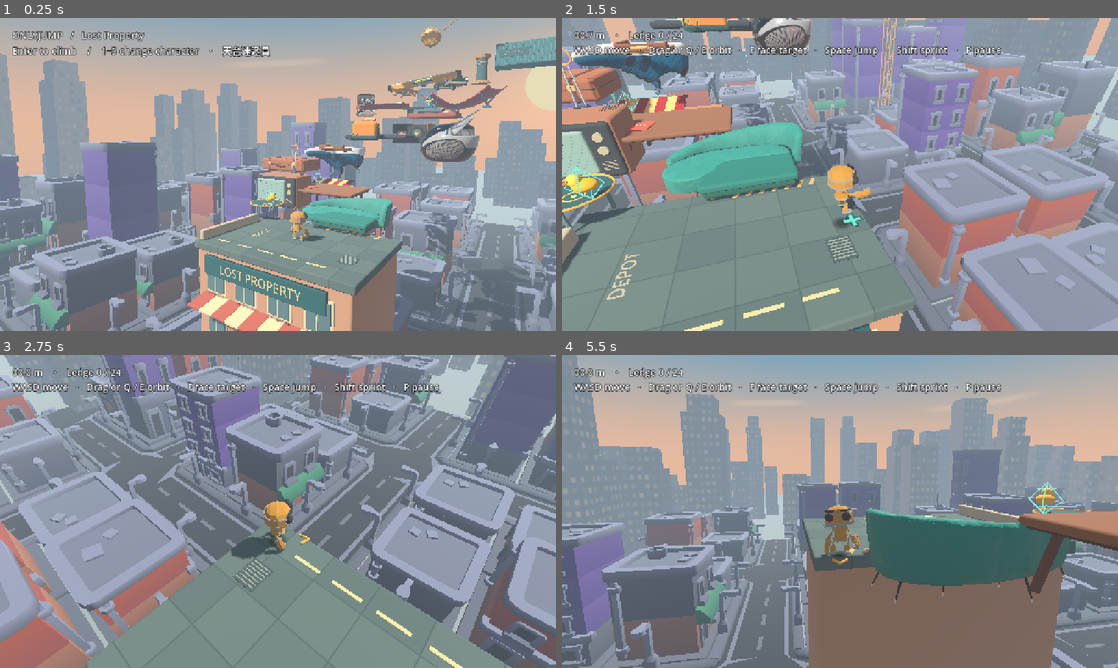
Above: before the commit, frames 1-4 (two rows, left to right).
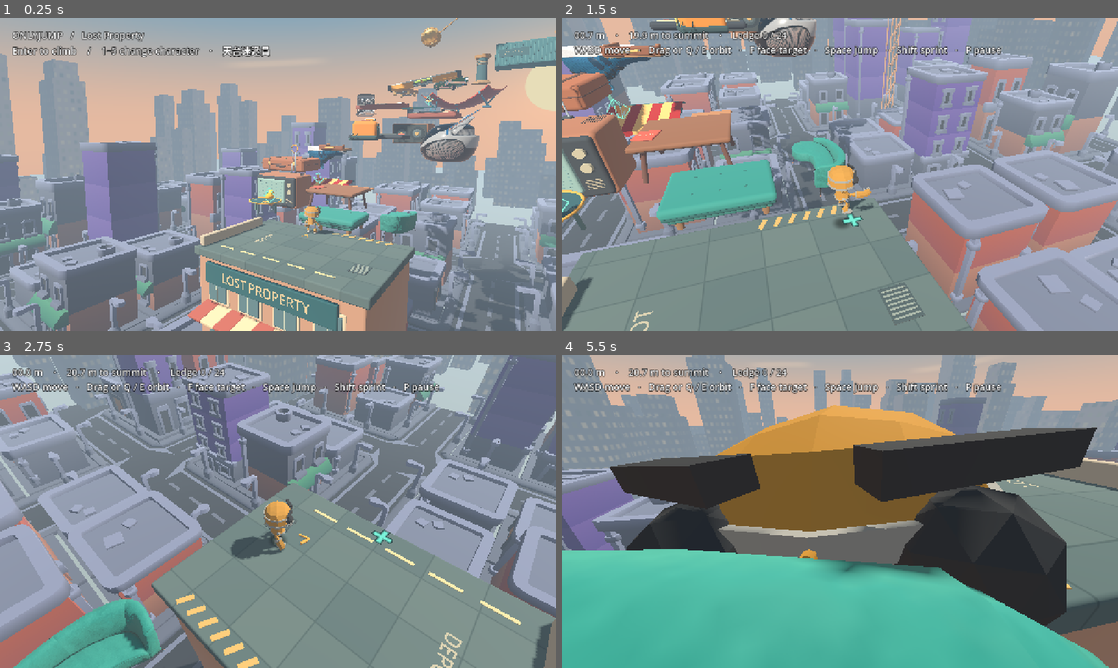
Above: after the commit, the same moments.

Repository: penny323mo/OnlyJump
Game: Godot game, scene res://game/summit.tscn
The game is run twice, just before and just after one commit, with the same random seed, the same clock (stepped at 60 frames per second) and the same inputs.
Inputs (mouse positions are in pixels of both pictures, inside the frame that each line leads up to):
- Up to frame 1 (0.25 s): no input
- Up to frame 2 (1.5 s): tap Enter at 0.5, 0.6 s; move the mouse to (962, 158) at 0.52 s; hold D 0.53-1.25 s; click (962, 158) at 0.67 s; tap Space at 0.77 s; tap R at 0.8 s; drag from (728, 190) to (812, 237) at 1.27 s
- Up to frame 3 (2.75 s): move the mouse to (333, 442) at 2.02 s; hold D from 2.03 s (still down); hold E from 2.03 s (still down); tap Enter at 2.3 s
- Up to frame 4 (5.5 s): release D at 2.75 s; release E at 2.75 s; drag from (812, 574) to (673, 464) at 2.77 s; move the mouse to (1006, 558) at 3.52 s; hold A 3.53-4.25 s; hold E 3.53-4.25 s; tap R at 3.6, 5.3 s; tap Space at 3.77 s; drag from (673, 464) to (756, 433) at 4.27 s; move the mouse to (867, 511) at 5.02 s; hold S from 5.03 s (still down); tap 5 at 5.1 s; click (867, 511) at 5.17 s

The runs differ from the first frame. In frame 1, 9.2% of the frame differs, in the area x 33-100%, y 29-100%; in frame 2, 34%; in frame 3, 37%; in frame 4, 90%, in the area x 0-100%, y 0-100%.

Commit message:
Separate opening props, shorten the first hop and show summit distance and checkpoints

Diff:
--- a/game/ascent.gd
+++ b/game/ascent.gd
@@ -23,6 +23,7 @@
 var elapsed := 0.0
 var falls := 0
 var ledge := 0
+var highest_checkpoint := 0
 var alternate := false
 var best := 0.0
 var summit_times := preload("res://game/summit_times.gd").new(Islands.ROUTE.size()-1)
@@ -259,6 +260,7 @@
 	phase = "playing"
 	elapsed = 0
 	falls = 0
+	highest_checkpoint = 0
 	summit_times.start_run()
 	art.branches.reset()
 	art.platter.turn(0.)
@@ -363,6 +365,8 @@
 	if index!=ledge: alternate=false
 	summit_times.land(index,elapsed,player.jump_count,falls)
 	ledge = index
+	if index in Islands.CHECKPOINTS and index>highest_checkpoint:
+		highest_checkpoint=index
 	art.branches.land(index)
 	match index:
 		8: notice="黑膠會帶住你轉，行返木邊可以企定"
@@ -627,6 +631,8 @@
 		var visible_top: float = {6:.12,9:.095,14:.06,17:.055,24:.10}.get(next,.05)
 		landing_ring.position = target+Vector3.UP*visible_top
 	var height := maxf(0.0,player.position.y)
+	var remaining := 0.0 if phase=="won" else snappedf(snappedf(maxf(0.,Islands.ROUTE[-1].y-player.position.y),.01),.1)
+	var checkpoint_name:=art.stop_name(highest_checkpoint) if highest_checkpoint>0 else ""
 	var tape_hint:=""
 	if phase=="playing" and ledge==Islands.Branches.TAPE and player.is_on_floor():
 		tape_hint=art.branches.tape.rider_hint(player.position)
@@ -646,7 +652,7 @@
 		var message := notice if tape_hint.is_empty() else tape_hint
 		if player.grab.active: message = "沿邊推可橫移，向外拉住放手" if player.grab.can_pull_up() else "爬緊上去"
 		var destination:="電視銅環" if aiming_at_aerial() else (art.stop_name(next) if next>=0 else "")
-		web.update(phase,height,best,art.stage(ledge),Islands.ROUT …(380 unchanged characters)… mal",summit_times.best_clock,result,pace)
+		web.update(phase,height,best,art.stage(ledge),Islands.ROUT …(380 unchanged characters)… mal",summit_times.best_clock,result,pace,remaining,checkpoint_name)
 		var show_pickups:=phase=="playing" and not player.spring_pad and not player.grab.active and player.hook.time_left<=0 and not tracking_aerial()
 		var hint: Node3D=art.pickups.visible_hint(camera,player) if show_pickups else null
 		if hint:
@@ -667,9 +673,10 @@
 	elif native_label:
 		match phase:
 			"intro": native_label.text = "ONLYJUMP   /   Lost Property\nEnter to climb    /    1–5 change character    ·    %s" % player.costumes.NAMES[player.costumes.key]
-			"won": native_label.text = "Summit reached   ·   %d jumps    /    Enter to play again" % player.jump_count
+			"won": native_label.text = "Summit reached   ·   0.0 m to summit   ·   %d jumps    /    Enter to play again" % player.jump_count
 			"paused": native_label.text = "Paused   /   P to resume   ·   R to restart\n1   Next object ring: %s    ·    2   Landing guide: %s\n3   Art style: %s" % [str(show_route_ring),str(show_landing_guide),"Oil paint" if oil_paint.visible else "Normal"]
-			_: native_label.text = "%04.1f m    ·    Ledge %d / %d\nWASD move   ·   Drag or Q / E orbit   ·   F face target   ·   Space jump   ·   Shift sprint   ·   P pause" % [height,art.stage(ledge),Islands.ROUTE.size()-1]
+			_: native_label.text = "%04.1f m    ·    %.1f m to summit    ·    Ledge %d / %d\nWASD move   ·   Drag or Q / E orbit   ·   F face target   ·   Space jump   ·   Shift sprint   ·   P pause" % [height,remaining,art.stage(ledge),Islands.ROUTE.size()-1]
+		if phase!="intro" and not checkpoint_name.is_empty():native_label.text+="\nCheckpoint · "+checkpoint_name
 		if hook_hint!="" and phase=="playing": native_label.text+="\n飛爪 · "+hook_hint
 		if grip_action!="" and phase=="playing": native_label.text+="\n"+("Space · 撐上　沿邊推可橫移，向外拉住放手" if player.grab.can_pull_up() else grip_action)
 		if not tape_hint.is_empty():native_label.text+="\n"+tape_hint
--- a/game/branch_routes.gd
+++ b/game/branch_routes.gd
@@ -27,7 +27,7 @@
 	TRACK: ["玩具飛車滑道",Vector3(6.05,8.95,-25.30),10,11],
 	TAPE: ["發條捲尺",Vector3(.04,5.49,-7.80),7,9],
 	FAN: ["天台大風扇",Vector3(-.75,7.32,-21.55),9,10],
-	BED: ["迷你彈床",Vector3(-3.70,.67,-2.55),1,3],
+	BED: ["迷你彈床",Vector3(-4.14,.67,-2.98),1,3],
 	DRAWER: ["鬆脫抽屜",Vector3(-2.44,3.78,-8.77),5,6],
 	AWNING: ["士多布篷",Vector3(-3.34,1.03,-9.64),1,2],
 	PENDULUM: ["掛鐘銅擺",Vector3(4.45,11.72,-17.50),14,16],
--- a/game/islands.gd
+++ b/game/islands.gd
@@ -3,9 +3,9 @@
 # Position is the crown or usable centre of each object. Lower rises and
 # shorter approaches on narrow objects fit the standing and running arcs.
 const ROUTE := [
-	Vector3(0,0,0),Vector3(.52,.62,-3.89),Vector3(-1.55,1.34,-6.40),
-	Vector3(-4.63,2.10,-5.63),Vector3(-5.93,2.94,-8.45),Vector3(-3.58,3.78,-10.84),
-	Vector3(-.27,4.68,-11.40),Vector3(3.90,5.52,-13.85),Vector3(2.09,6.46,-17.87),
+	Vector3(0,0,-1.24),Vector3(0,.52,-3.66),Vector3(-1.15,1.34,-6.55),
+	Vector3(-4.63,2.10,-5.63),Vector3(-5.93,2.94,-8.45),Vector3(-4.28,3.78,-10.91),
+	Vector3(-.27,4.68,-11.30),Vector3(3.90,5.52,-13.89),Vector3(2.09,6.46,-17.87),
 	Vector3(-2.12,7.35,-17.33),Vector3(-4.70,8.26,-20.42),Vector3(-1.72,9.22,-23.25),
 	Vector3(2.42,10.16,-22.70),Vector3(5.12,11.03,-19.68),Vector3(8.00,11.88,-21.25),
 	Vector3(10.95,12.80,-18.56),Vector3(9.42,13.72,-14.90),Vector3(5.62,14.64,-15.55),
@@ -20,10 +20,11 @@
 var keys:=preload("res://game/playable_keyboard.gd").new()
 var platter:=preload("res://game/record_platter.gd").new()
 const LAUNDRY_START := 18
+const CHECKPOINTS := [6,12,18,24]
 # The speaker beside the stereo is the first foothold from the cassette.
 const SPEAKER_TOP := Vector3(-2.55,0,-.48)
 const PREVIOUS_HEIGHTS := [0.,1.35,3.05,4.95,7.05,9.1,11.25,13.5,15.75,17.95,20.25,22.65,25.,27.1,29.25,31.45,33.65,35.85,38.]
-const NAMES := ["士多天台","絲絨梳化","木茶几","膽機電視","皮喼","波鞋鞋底","錄音帶","手提音響","黑膠唱盤","電子琴","古董相機","滑板","玩具跑車","碼頭繫纜柱","貨櫃","橫放電纜轆","吊臂鋼樑","三角形郵筒紙盒","失物招領枱","熨衫板","木衣夾","滾筒洗衣機","晾衫架","鋁摺梯","天台太陽傘"]
+const NAMES := ["士多天台","絲絨腳凳","木茶几","膽機電視","皮喼","波鞋鞋底","錄音帶","手提音響","黑膠唱盤","電子琴","古董相機","滑板","玩具跑車","碼頭繫纜柱","貨櫃","橫放電纜轆","吊臂鋼樑","三角形郵筒紙盒","失物招領枱","熨衫板","木衣夾","滾筒洗衣機","晾衫架","鋁摺梯","天台太陽傘"]
 const SOFA = preload("res://assets/props/sofa.glb")
 const SHOE = preload("res://assets/props/sneaker.glb")
 const STEREO = preload("res://assets/props/boombox.glb")
@@ -41,16 +42,18 @@
 		add_child(body)
 		body.position = ROUTE[index]
 		match index:
-			0: rooftop(body)
+			0:
+				# Keep a short run-up from spawn, with clear air beyond the roof lip.
+				body.position=Vector3(.65,0,.52)
+				rooftop(body)
 			1:
-				model_prop(body,SOFA,4.70,Vector3(0,10,0))
-				# A matching footstool extends the seat towards the starting roof.
-				var seat:=Vector3(.35,-.16,.99)
-				solid(body,seat,Vector3(3.0,.28,1.65),"287e71",.11)
-				box(body,seat+Vector3.DOWN*.23,Vector3(2.82,.24,1.48),"276457",.075)
-				for x: float in [-1.18,1.18]:
-					for z: float in [-.55,.55]:
-						cone(body,seat+Vector3(x,-.43,z),.20,.073,.085,"75513b",12)
+				footstool(body)
+				# The separate sofa catches jumps to the right of the stool.
+				var sofa:=StaticBody3D.new()
+				sofa.set_meta("ledge",index)
+				add_child(sofa)
+				sofa.position=body.position+Vector3(3.22,.06,-.57)
+				model_prop(sofa,SOFA,3.24,Vector3(0,-86,0))
 			2: coffee_table(body)
 			3:
 				television(body)
@@ -61,7 +64,7 @@
 				aerial=rim(body,base+Vector3(0,1.63,-.14),.29,.068,"e4a842")
 				aerial.rotation.x=PI/2
 			4: suitcase(body)
-			5: model_prop(body,SHOE,4.70,Vector3(0,10,180))
+			5: model_prop(body,SHOE,3.50,Vector3(0,170,180))
 			6: cassette(body)
 			7:
 				model_prop(body,STEREO,3.8,Vector3(0,-85,0))
--- a/game/props.gd
+++ b/game/props.gd
@@ -112,14 +112,26 @@
 			cone(body,p,r*0.85,r,r,tint,20).rotation.z = PI/2
 			cone(body,p+Vector3.RIGHT*b*r*0.44,0.025,r*0.43,r*0.43,"49535a",16).rotation.z = PI/2
 
+func footstool(b: StaticBody3D) -> void:
+	# One upholstered cushion, with a darker piping seam and four tapered feet.
+	deck(b,Vector3(3.14,.33,2.34),"339487",.16)
+	box(b,Vector3.DOWN*.35,Vector3(3.04,.14,2.24),"215e58",.065)
+	box(b,Vector3.DOWN*.46,Vector3(2.87,.21,2.09),"347c71",.095)
+	for x: float in [-1.19,1.19]:
+		for z: float in [-.82,.82]:
+			cone(b,Vector3(x,-.70,z),.34,.092,.14,"9c714a",16)
+	for x: float in [-.74,0.,.74]:
+		for z: float in [-.49,.49]:
+			cone(b,Vector3(x,.003,z),.012,.046,.038,"276e65",16)
+
 func coffee_table(b: StaticBody3D) -> void:
-	deck(b,Vector3(3.95,.19,2.98),"95613f",.095)
-	box(b,Vector3(0,-.17,0),Vector3(3.75,.15,2.80),"533d32")
+	deck(b,Vector3(3.12,.19,2.87),"95613f",.095)
+	box(b,Vector3(0,-.17,0),Vector3(2.98,.15,2.68),"533d32")
 	# The pull-out tray beneath the far edge still catches a missed lift.
 	solid(b,Vector3(.74,-.17,-1.79),Vector3(1.60,.13,.86),"bd8352",.045)
 	for x in [-1,1]:
 		for z in [-1,1]:
-			tube(b,Vector3(x*1.50,-.18,z*1.05),Vector3(x*1.70,-1.36,z*1.23),.085,"6c4435")
+			tube(b,Vector3(x*1.19,-.18,z*1.05),Vector3(x*1.40,-1.36,z*1.23),.085,"6c4435")
 	box(b,Vector3(-1.14,0.039,0.48),Vector3(0.69,0.066,0.83),"d45c44").rotation.y = -0.16
 	label(b,Vector3(-1.13,0.077,0.49),"FORM",0.16,"fff0c7",true).rotation.y = -0.16
 
@@ -149,7 +161,7 @@
 	label(b,Vector3(-0.44,0.026,0.42),"MACAU",0.20,"586369",true).rotation.y=-.16
 
 func cassette(b: StaticBody3D) -> void:
-	deck(b,Vector3(4.30,0.31,2.52),"343940",0.13)
+	deck(b,Vector3(3.80,0.31,2.22),"343940",0.13)
 	box(b,Vector3(0,0.016,-0.10),Vector3(3.30,0.037,1.66),"e7d7ac")
 	box(b,Vector3(0,0.045,-0.56),Vector3(3.23,0.023,0.29),"cb664c")
 	box(b,Vector3(0,0.044,0.08),Vector3(2.53,0.03,0.68),"4e5350",0.08)
--- a/tests/landing_edges.gd
+++ b/tests/landing_edges.gd
@@ -54,7 +54,7 @@
 func mesh_jump(steps: int, edge: bool) -> bool:
 	await start_on(0)
 	game.face_target()
-	if edge: game.camera_yaw+=deg_to_rad(32.) # Aim at the exposed left cushion.
+	game.camera_yaw+=deg_to_rad(-40. if edge else -48.) # Both trajectories aim at the side sofa.
 	await forward_jump(.89,steps)
 	var guide:=game.landing_guide
 	var p:=game.player
@@ -68,7 +68,7 @@
 		if first==Vector3.INF:first=guide.position-guide.basis.y*.028
 		if edge and not check((-guide.basis.z).x>.5,"sofa arrow points up the cushion"):return false
 		seen+=1
-	return check(seen>=20 and p.is_on_floor() and game.ledge==1 and first.distance_to(p.position)<p.FOOT_RADIUS+.04,"rendered mesh target remains on the actual sofa landing")
+	return check(seen>=20 and p.is_on_floor() and game.ledge==1 and p.position.x>1.85 and first.distance_to(p.position)<p.FOOT_RADIUS+.04,"rendered mesh target remains on the actual sofa landing")
 
 func moving_rim(phase: float, offset: Vector3, step: bool) -> bool:
 	await start_on(0)
@@ -105,7 +105,7 @@
 	if not await lower_rung():return
 	for side in [5,11]:
 		if not await parcel_side(side):return
-	if not await mesh_jump(16,true):return
+	if not await mesh_jump(13,true):return
 	if not await mesh_jump(13,false):return
 	if not await moving_rim(2.,Vector3(1.06,0,0),false):return
 	if not await moving_rim(.35,Vector3(-.68,0,-1.8),true):return
--- a/tests/opening.gd
+++ b/tests/opening.gd
@@ -1,4 +1,35 @@
 extends "res://tests/route.gd"
+
+# Project the built meshes so rotations, feet, handles and speaker cones all
+# count towards the daylight between jump targets. Recovery props can sit below.
+func check_opening_spacing() -> bool:
+	var pairs: Array[Vector2i]=[]
+	for stage in range(8):
+		pairs.append(Vector2i(stage,stage+1))
+	pairs.append_array([Vector2i(1,1),Vector2i(0,Land.Branches.BED),Vector2i(4,Land.Branches.DRAWER),
+		Vector2i(5,Land.Branches.DRAWER),Vector2i(6,Land.Branches.TAPE)])
+	var hulls: Dictionary={}
+	for body in game.art.get_children():
+		if not body.has_meta("ledge"):continue
+		var id:=int(body.get_meta("ledge"))
+		if id>8 and id not in [Land.Branches.BED,Land.Branches.DRAWER,Land.Branches.TAPE]:continue
+		var footprint:=PackedVector2Array()
+		for mesh: MeshInstance3D in body.find_children("*","MeshInstance3D",true,false):
+			for surface in mesh.mesh.get_surface_count():
+				var vertices: PackedVector3Array=mesh.mesh.surface_get_arrays(surface)[Mesh.ARRAY_VERTEX]
+				for local in vertices:
+					var point:=mesh.to_global(local)
+					footprint.append(Vector2(point.x,point.z))
+		if not hulls.has(id):hulls[id]=[]
+		hulls[id].append(Geometry2D.convex_hull(footprint))
+	for pair in pairs:
+		for i in hulls[pair.x].size():
+			var margin:=Geometry2D.offset_polygon(hulls[pair.x][i],.25)
+			for j in hulls[pair.y].size():
+				if pair.x==pair.y and i>=j:continue
+				if not check(margin.size()==1 and Geometry2D.intersect_polygons(margin[0],hulls[pair.y][j]).is_empty(),
+					"25 cm of open space between %s and %s" % [game.art.stop_name(pair.x),game.art.stop_name(pair.y)]):return false
+	return true
 
 func ordinary_jump(target: int, runup: int, angle: float, strength := 1.) -> bool:
 	var player:=game.player
@@ -18,12 +49,30 @@
 	return check(airborne and player.is_on_floor() and game.ledge==target and game.falls==0,
 		"ordinary jump to %s after %d ticks, %s degrees at %s stick" % [game.art.stop_name(target),runup,angle,strength])
 
+func walk_to_suitcase_centre() -> void:
+	var player:=game.player
+	var centre:=game.art.stop_position(4)
+	for tick in 35:
+		var gap:=Vector2(centre.x-player.position.x,centre.z-player.position.z)
+		if gap.length()<.20:break
+		var steer:=gap.limit_length(.65).rotated(game.camera_yaw)
+		game.web_command(["stick",steer.x,steer.y])
+		await frames(1)
+	game.web_command(["stick",0,0])
+	await frames(6)
+
 func run() -> void:
 	game=Game.new()
 	game.record_path=course_test_save
 	root.add_child(game)
 	game.muted=true
 	game.best=100
+	if not check_opening_spacing():return
+	for strength: float in [.8,1.]:
+		for angle: float in [-12.,0.,12.]:
+			game.start_run()
+			await frames(12)
+			if not await ordinary_jump(1,4,angle,strength):return
 	for target in range(1,10):
 		for runup: int in [9,13,17]:
 			for angle: float in [-12.,0.,12.]:
@@ -32,13 +81,14 @@
 				await frames(22)
 				if not await ordinary_jump(target,runup,angle):return
 
-	# Leave each landing where the player actually stopped. Short run-ups and
-	# alternating errors exercise the fourth and fifth jumps in one real climb.
+	# Keep all six runs continuous. Walk across the case from the actual landing
+	# before aiming for the sole, which is narrower at the toe.
 	for strength: float in [.90,1.]:
 		for angle: float in [-8.,0.,8.]:
 			game.start_run()
 			await frames(12)
 			for target in range(1,7):
+				if target==5:await walk_to_suitcase_centre()
 				if not await ordinary_jump(target,15,angle if target%2 else -angle,strength):return
 
 	game.start_run()
--- a/tests/records.gd
+++ b/tests/records.gd
@@ -76,6 +76,16 @@
 	reopen()
 	if not check(not game.oil_paint.visible and is_equal_approx(game.best,top),"restoring normal style keeps the height record"):return
 	if not check_split_times():return
+	# Only touching a marked object counts. Visit a lower stage after the car,
+	# then a lower checkpoint, without restarting the run.
+	await start_on(12)
+	if not check(game.highest_checkpoint==12,"landed on the toy car checkpoint"):return
+	for id in [7,6]:
+		game.player.reset_at(game.art.stop_position(id))
+		await frames(12)
+		if not check(game.ledge==id and game.highest_checkpoint==12,"a lower landing keeps the highest checkpoint"):return
+	game.start_run()
+	if not check(game.highest_checkpoint==0,"fresh run clears the checkpoint"):return
 	await start_on(23)
 	var before_pause:=game.elapsed
 	game.toggle_pause()
@@ -83,6 +93,8 @@
 	if not check(game.elapsed==before_pause,"pause excludes time from the finish"):return
 	game.toggle_pause()
 	if not await leap(24,Vector3.ZERO,false):return
+	game.update_hud()
+	if not check(game.highest_checkpoint==24 and "Checkpoint · 天台太陽傘" in game.native_label.text and "0.0 m to summit" in game.native_label.text,"summit gauge reaches zero on the parasol"):return
 	var finish:=game.summit_times.best.duplicate(true)
 	if not check(finish.splits[24]==roundi(game.elapsed*100),"finish matches final physics tick"):return
 	game.start_run()
--- a/tests/route.gd
+++ b/tests/route.gd
@@ -199,8 +199,11 @@
 	if not check(absf(game.player.velocity.x-takeoff)<.03,"coast without air braking"):return
 	game.start_run()
 	await frames(6)
+	var expected_checkpoint:=0
 	for index in range(1,Land.ROUTE.size()):
 		if not await leap(index):return
+		if index in [6,12,18,24]:expected_checkpoint=index
+		if not check(game.highest_checkpoint==expected_checkpoint,"checkpoint advances only on its marked landing"):return
 	if not check(pre_jump_marks>=12,"takeoff guide coverage"):return
 	if not check(game.phase=="won" and game.player.jump_count==24 and game.art.pickups.count==0,"summit"):return
 	var record:=ConfigFile.new()
@@ -255,7 +258,7 @@
 		await frames(1)
 		if game.falls==2:break
 	await frames(24)
-	if not check(game.falls==2 and game.stick.is_zero_approx() and game.player.position.length()<.1,"respawn releases input"):return
+	if not check(game.falls==2 and game.stick.is_zero_approx() and game.player.position.distance_to(Land.ROUTE[0])<.1,"respawn releases input"):return
 	game.toggle_pause()
 	var time := game.elapsed
 	await frames(8)
